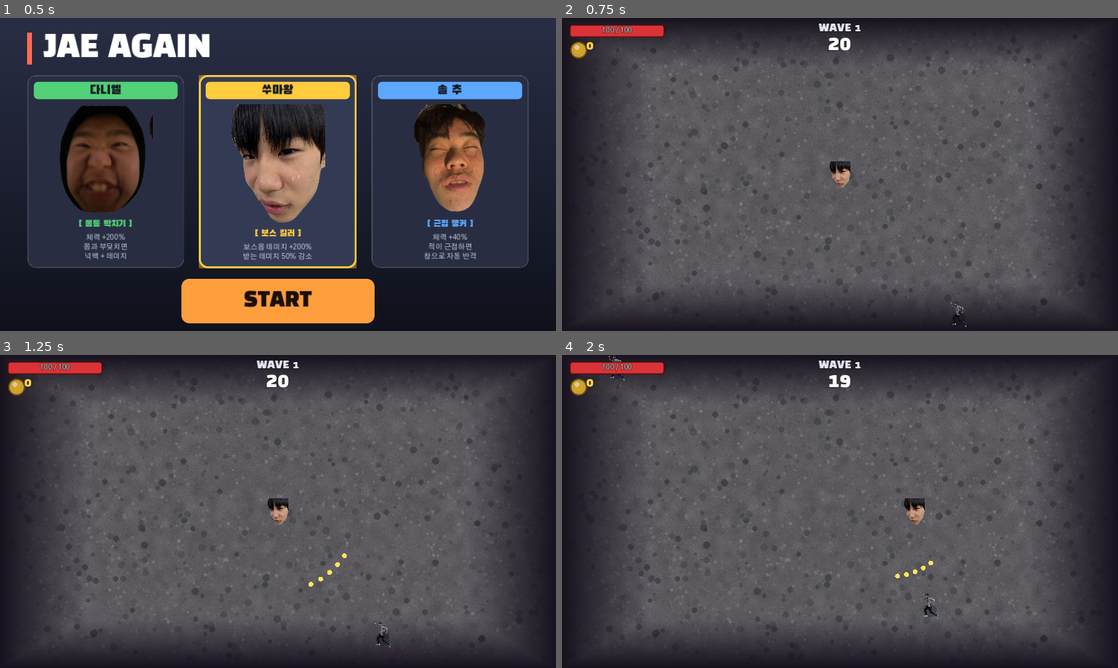
Above: before the commit, frames 1-4 (two rows, left to right).
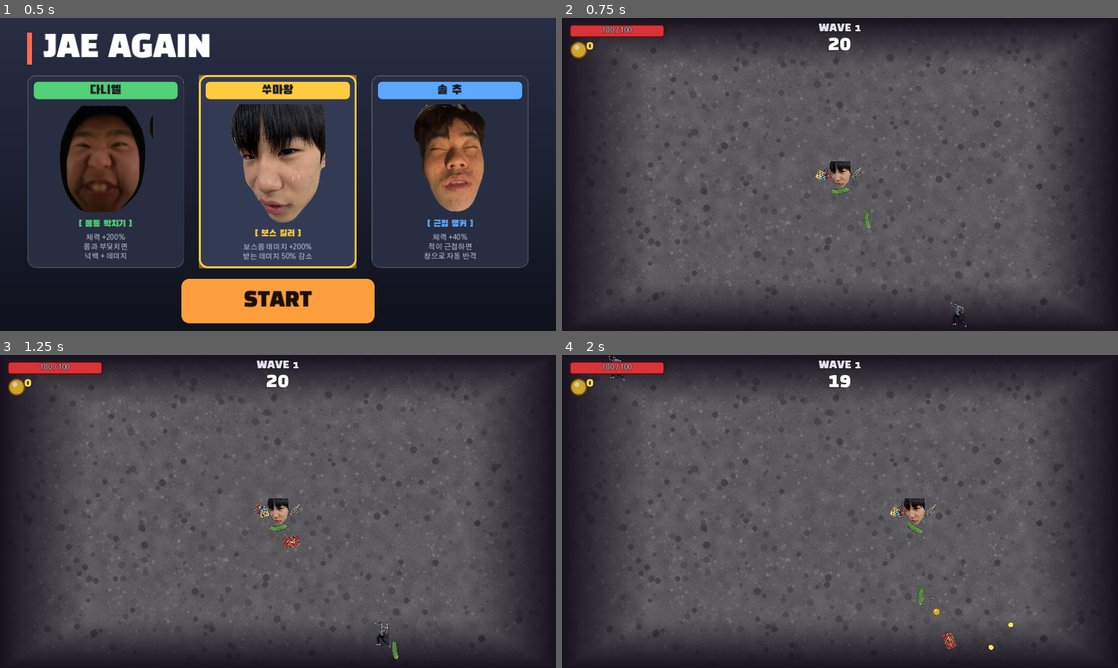
Above: after the commit, the same moments.

Repository: enrode63/-BROTATO
Game: Godot game, scene res://scenes/character_select.tscn
The game is run twice, just before and just after one commit, with the same random seed, the same clock (stepped at 60 frames per second) and the same inputs.
Inputs:
- Up to frame 1 (0.5 s): no input
- Up to frame 2 (0.75 s): click "START" at 0.5 s
- Up to frame 3 (1.25 s): no input
- Up to frame 4 (2 s): tap Enter at 1.25, 1.35 s; hold Right from 1.28 s (still down); tap Space at 1.52 s

Frame 1 is identical in both runs. In frame 2, 0.2% of the frame differs, in the area x 45-56%, y 47-68%; in frame 3, 0.4%; in frame 4, 0.4%, in the area x 59-82%, y 47-95%.

Commit message:
Add weapons (cucumber spear, tpe cards) + full between-wave shop with stats & reroll
Co-Authored-By: Claude Opus 4.8 <noreply@anthropic.com>

Diff:
--- a/scripts/camera_weapon.gd
+++ b/scripts/camera_weapon.gd
@@ -14,16 +14,17 @@
 
 func _fire(target: Node2D) -> void:
 	var base_angle := (target.global_position - global_position).angle()
+	var dmg := effective_damage(damage)
 	for i in range(pellet_count):
 		var t := 0.0
 		if pellet_count > 1:
 			t = float(i) / float(pellet_count - 1) - 0.5
 		var angle := base_angle + deg_to_rad(spread_degrees) * t
-		_spawn_pellet(Vector2.RIGHT.rotated(angle))
+		_spawn_pellet(Vector2.RIGHT.rotated(angle), dmg)
 
 
-func _spawn_pellet(dir: Vector2) -> void:
+func _spawn_pellet(dir: Vector2, dmg: int) -> void:
 	var b := Bullet.new()
-	b.setup(dir, damage)
+	b.setup(dir, dmg)
 	b.global_position = global_position
 	get_tree().current_scene.add_child(b)
--- /dev/null
+++ b/scripts/card_projectile.gd
@@ -0,0 +1,92 @@
+class_name CardProjectile
+extends Area2D
+## Thrown by 트페의 카드. Colour decides the on-hit effect:
+##   GOLD = stun, BLUE = bonus XP, RED = area explosion.
+
+enum Kind { GOLD, BLUE, RED }
+
+const EXPLOSION_RADIUS := 90.0
+
+var kind: int = Kind.RED
+var direction: Vector2 = Vector2.RIGHT
+var speed: float = 380.0
+var damage: int = 10
+var _life: float = 1.6
+
+
+func setup(card_kind: int, dir: Vector2, dmg: int) -> void:
+	kind = card_kind
+	direction = dir.normalized()
+	damage = dmg
+
+
+func _ready() -> void:
+	var shape := CollisionShape2D.new()
+	var circle := CircleShape2D.new()
+	circle.radius = 10.0
+	shape.shape = circle
+	add_child(shape)
+	body_entered.connect(_on_body_entered)
+
+	var path := "res://assets/card_red.png"
+	if kind == Kind.GOLD:
+		path = "res://assets/card_gold.png"
+	elif kind == Kind.BLUE:
+		path = "res://assets/card_blue.png"
+	var tex := load(path) as Texture2D
+	if tex != null:
+		var s := Sprite2D.new()
+		s.texture = tex
+		s.scale = Vector2.ONE * (34.0 / float(tex.get_height()))
+		s.z_index = 2
+		add_child(s)
+
+
+func _process(delta: float) -> void:
+	rotation += 6.0 * delta
+	global_position += direction * speed * delta
+	_life -= delta
+	if _life <= 0.0:
+		queue_free()
+
+
+func _on_body_entered(body: Node) -> void:
+	if not body.is_in_group("enemy"):
+		return
+	match kind:
+		Kind.GOLD:
+			if body.has_method("take_damage"):
+				body.take_damage(damage)
+			if body.has_method("apply_stun"):
+				body.apply_stun(3.0)
+		Kind.BLUE:
+			if body.has_method("take_damage"):
+				body.take_damage(damage)
+			GameState.add_xp(3)
+		Kind.RED:
+			_explode()
+	queue_free()
+
+
+func _explode() -> void:
+	for e in get_tree().get_nodes_in_group("enemy"):
+		if is_instance_valid(e) and global_position.distance_to(e.global_position) <= EXPLOSION_RADIUS:
+			if e.has_method("take_damage"):
+				e.take_damage(damage)
+	# brief blast marker
+	var blast := _Blast.new()
+	blast.global_position = global_position
+	get_tree().current_scene.add_child(blast)
+
+
+class _Blast extends Node2D:
+	var _t := 0.18
+	var _radius := 90.0
+	func _process(delta: float) -> void:
+		_t -= delta
+		queue_redraw()
+		if _t <= 0.0:
+			queue_free()
+	func _draw() -> void:
+		var a := clampf(_t / 0.18, 0.0, 1.0)
+		draw_circle(Vector2.ZERO, _radius, Color(1.0, 0.4, 0.2, 0.35 * a))
--- /dev/null
+++ b/scripts/cucumber_weapon.gd
@@ -0,0 +1,20 @@
+class_name CucumberWeapon
+extends Weapon
+## "우람한 오이" — long-range piercing spear. One shot passes through a whole
+## line of enemies.
+
+
+func _init() -> void:
+	cooldown = 1.1
+	attack_range = 460.0
+	damage = 14
+	icon_path = "res://assets/weapon_cucumber.png"
+	icon_size = 34.0
+
+
+func _fire(target: Node2D) -> void:
+	var dir := (target.global_position - global_position).normalized()
+	var s := SpearProjectile.new()
+	s.setup(dir, effective_damage(damage))
+	s.global_position = global_position
+	get_tree().current_scene.add_child(s)
--- a/scripts/cutter_weapon.gd
+++ b/scripts/cutter_weapon.gd
@@ -10,6 +10,7 @@
 	cooldown = 0.5
 	attack_range = 72.0
 	damage = 16
+	icon_path = "res://assets/weapon_cutter.png"
 
 
 func _process(delta: float) -> void:
@@ -21,15 +22,17 @@
 
 
 func _fire(_target: Node2D) -> void:
+	var dmg := effective_damage(damage)
+	var reach := effective_range()
 	for e in get_tree().get_nodes_in_group("enemy"):
 		if not is_instance_valid(e):
 			continue
-		if global_position.distance_to(e.global_position) <= attack_range and e.has_method("take_damage"):
-			e.take_damage(damage)
+		if global_position.distance_to(e.global_position) <= reach and e.has_method("take_damage"):
+			e.take_damage(dmg)
 	_swing_left = 0.14
 	queue_redraw()
 
 
 func _draw() -> void:
 	if _swing_left > 0.0:
-		draw_arc(Vector2.ZERO, attack_range, 0.0, TAU, 28, Color(0.95, 0.95, 0.95, 0.55), 3.0)
+		draw_arc(Vector2.ZERO, effective_range(), 0.0, TAU, 28, Color(0.95, 0.95, 0.95, 0.55), 3.0)
--- a/scripts/enemy.gd
+++ b/scripts/enemy.gd
@@ -35,6 +35,7 @@
 var _has_sprite: bool = false
 var _knockback: Vector2 = Vector2.ZERO
 var _age: float = 0.0
+var _stun: float = 0.0
 var _fleeing: bool = false
 var _wander_target: Vector2 = Vector2.ZERO
 var _repick_cd: float = 0.0
@@ -72,6 +73,17 @@
 
 func _physics_process(delta: float) -> void:
 	_age += delta
+
+	# 스턴(골드 카드): 잠깐 멈춘다. 넉백은 계속 받는다.
+	if _stun > 0.0:
+		_stun -= delta
+		modulate = Color(1.0, 1.0, 0.5)
+		velocity = _knockback
+		move_and_slide()
+		_knockback = _knockback.move_toward(Vector2.ZERO, KNOCKBACK_DECAY * delta)
+		if _stun <= 0.0:
+			modulate = Color.WHITE
+		return
 
 	# 황금 고블린: 도망치는 중이면 맵 밖으로 이탈 후 사라진다.
 	if _fleeing:
@@ -164,6 +176,10 @@
 	_knockback = impulse
 
 
+func apply_stun(seconds: float) -> void:
+	_stun = maxf(_stun, seconds)
+
+
 func take_damage(amount: int) -> void:
 	health -= amount
 	_spawn_damage_number(amount)
--- a/scripts/enemy_bullet.gd
+++ b/scripts/enemy_bullet.gd
@@ -16,6 +16,7 @@
 
 
 func _ready() -> void:
+	add_to_group("enemy_bullet")
 	var shape := CollisionShape2D.new()
 	var circle := CircleShape2D.new()
 	circle.radius = _radius
--- a/scripts/game_state.gd
+++ b/scripts/game_state.gd
@@ -11,6 +11,16 @@
 var wave: int = 0
 ## Chosen on the character-select screen; read by the player on game start.
 var selected_character_id: String = "ssumawang"
+## How many times the shop reroll has been used this run (drives reroll price).
+var reroll_count: int = 0
+
+
+func spend(amount: int) -> bool:
+	if gold < amount:
+		return false
+	gold -= amount
+	gold_changed.emit(gold)
+	return true
 
 
 func add_gold(amount: int) -> void:
@@ -32,6 +42,7 @@
 	gold = 0
 	xp = 0
 	wave = 0
+	reroll_count = 0
 	gold_changed.emit(gold)
 	xp_changed.emit(xp)
 	wave_changed.emit(wave)
--- a/scripts/main.gd
+++ b/scripts/main.gd
@@ -2,11 +2,10 @@
 ## Game root: builds the arena, spawns the player, runs the endless wave loop,
 ## and drives the HUD. Shop / bosses / extra weapons come in later milestones.
 
-enum State { WAVE, BREAK, GAMEOVER }
+enum State { WAVE, SHOP, GAMEOVER }
 
 const ARENA := Vector2(1152, 648)
 const WAVE_DURATION := 20.0
-const BREAK_DURATION := 3.0
 
 var state: int = State.WAVE
 var wave: int = 0
@@ -39,8 +38,6 @@
 	match state:
 		State.WAVE:
 			_process_wave(delta)
-		State.BREAK:
-			_process_break(delta)
 		State.GAMEOVER:
 			if Input.is_physical_key_pressed(KEY_R):
 				get_tree().reload_current_scene()
@@ -77,15 +74,27 @@
 			p.force_collect()
 	for e in get_tree().get_nodes_in_group("enemy"):
 		e.queue_free()
-	state = State.BREAK
-	timer = BREAK_DURATION
-	_center_label.text = "WAVE %d CLEAR\n(다음 웨이브 준비중...)" % wave
-
-
-func _process_break(delta: float) -> void:
-	timer -= delta
-	if timer <= 0.0:
-		_start_wave()
+	# also clear stray projectiles / coins already collected above
+	for b in get_tree().get_nodes_in_group("enemy_bullet"):
+		b.queue_free()
+	_open_shop()
+
+
+func _open_shop() -> void:
+	state = State.SHOP
+	_center_label.text = ""
+	if is_instance_valid(player):
+		player.set_physics_process(false)
+	var shop := Shop.new()
+	shop.setup(player, wave)
+	shop.continue_pressed.connect(_on_shop_continue)
+	add_child(shop)
+
+
+func _on_shop_continue() -> void:
+	if is_instance_valid(player):
+		player.set_physics_process(true)
+	_start_wave()
 
 
 func _spawn_enemy() -> void:
@@ -276,8 +285,6 @@
 	match state:
 		State.WAVE:
 			_timer_label.text = str(int(ceil(maxf(timer, 0.0))))
-		State.BREAK:
-			_timer_label.text = str(int(ceil(maxf(timer, 0.0))))
 		_:
 			_timer_label.text = ""
 
--- a/scripts/player.gd
+++ b/scripts/player.gd
@@ -37,6 +37,15 @@
 var _spear_flash: float = 0.0
 var _spear_angle: float = 0.0
 
+# --- Shop stats ---
+const MAX_WEAPONS := 6
+var stat_damage_pct: float = 0.0   ## 손: 데미지 +3%씩
+var stat_bonus_hp: int = 0         ## 폐: 최대 체력 +2씩
+var stat_speed_pct: float = 0.0    ## 다리: 이동속도 +3%씩
+var stat_armor: int = 0            ## 등: 방어력 +1씩
+var stat_range: float = 0.0        ## 눈: 사거리 +12px씩
+var weapons: Array = []
+
 
 func _ready() -> void:
 	_apply_character()
@@ -86,15 +95,59 @@
 
 
 func _attach_weapons() -> void:
-	# MVP loadout: the Camera (shotgun) and the Cutter knife (melee).
-	add_child(CameraWeapon.new())
-	add_child(CutterWeapon.new())
+	# Starting loadout.
+	add_weapon(CameraWeapon.new())
+	add_weapon(CutterWeapon.new())
+	add_weapon(CucumberWeapon.new())
+	add_weapon(TpeCardWeapon.new())
+
+
+func add_weapon(w: Weapon) -> bool:
+	if weapons.size() >= MAX_WEAPONS:
+		return false
+	weapons.append(w)
+	add_child(w)
+	_arrange_weapons()
+	return true
+
+
+func _arrange_weapons() -> void:
+	for i in weapons.size():
+		weapons[i].slot_index = i
+		weapons[i].slot_count = weapons.size()
+
+
+func make_weapon(id: String) -> Weapon:
+	match id:
+		"camera": return CameraWeapon.new()
+		"cutter": return CutterWeapon.new()
+		"cucumber": return CucumberWeapon.new()
+		"cards": return TpeCardWeapon.new()
+	return CameraWeapon.new()
+
+
+## Apply a shop upgrade by id. Returns false only for unknown ids.
+func apply_upgrade(id: String) -> bool:
+	match id:
+		"hand": stat_damage_pct += 3.0
+		"lung":
+			stat_bonus_hp += 2
+			max_health += 2
+			health += 2
+		"leg": stat_speed_pct += 3.0
+		"back": stat_armor += 1
+		"eye": stat_range += 12.0
+		"heal": health = min(max_health, health + int(ceil(max_health * 0.25)))
+		_: return false
+	health_changed.emit(health, max_health)
+	return true
 
 
 func _physics_process(delta: float) -> void:
 	if not _alive:
 		return
-	velocity = _input_direction() * move_speed
+	var speed := move_speed * (1.0 + stat_speed_pct / 100.0)
+	velocity = _input_direction() * speed
 	move_and_slide()
 	# Keep the player inside the arena.
 	global_position.x = clampf(global_position.x, bounds.position.x + body_radius, bounds.end.x - body_radius)
@@ -181,7 +234,8 @@
 func take_damage(amount: int) -> void:
 	if not _alive:
 		return
-	var dmg := max(0, int(round(amount * _damage_taken_mult)))
+	var reduced := max(0, amount - stat_armor)          # 등: 방어력
+	var dmg := max(0, int(round(reduced * _damage_taken_mult)))  # 쑤마왕: 받는 데미지 감소
 	health = max(0, health - dmg)
 	health_changed.emit(health, max_health)
 	queue_redraw()
--- /dev/null
+++ b/scripts/shop.gd
@@ -0,0 +1,286 @@
+class_name Shop
+extends CanvasLayer
+## Between-wave shop overlay: buy stat upgrades / health / weapons, reroll the
+## offers, then press 이동 to start the next wave.
+
+signal continue_pressed
+
+const REROLL_PRICES := [10, 30, 50, 100, 200, 300]
+const STAT_ITEMS := [
+	{"id": "hand", "name": "손", "desc": "데미지 +3%"},
+	{"id": "lung", "name": "폐", "desc": "최대 체력 +2"},
+	{"id": "leg", "name": "다리", "desc": "이동속도 +3%"},
+	{"id": "back", "name": "등", "desc": "방어력 +1"},
+	{"id": "eye", "name": "눈", "desc": "사거리 +1"},
+]
+const WEAPON_ITEMS := [
+	{"id": "cucumber", "name": "우람한 오이", "desc": "관통 원거리 창", "icon": "res://assets/weapon_cucumber.png"},
+	{"id": "cards", "name": "트페의 카드", "desc": "랜덤 카드 효과", "icon": "res://assets/weapon_cards.png"},
+	{"id": "cutter", "name": "시운이의 커터칼", "desc": "근접 광역", "icon": "res://assets/weapon_cutter.png"},
+]
+
+var _player: Player
+var _wave: int = 1
+var _offers: Array = []
+var _font_display: Font
+
+var _gold_label: Label
+var _reroll_btn: Button
+var _cards_row: HBoxContainer
+var _stats_label: Label
+
+
+func setup(player: Player, wave: int) -> void:
+	_player = player
+	_wave = wave
+
+
+func _ready() -> void:
+	layer = 10
+	_font_display = load("res://fonts/BlackHanSans-Regular.ttf")
+	_generate_offers()
+	_build_ui()
+	_rebuild_cards()
+	_refresh()
+
+
+# --- offers ------------------------------------------------------------------
+
+func _generate_offers() -> void:
+	_offers.clear()
+	for i in 4:
+		_offers.append(_random_offer())
+
+
+func _random_offer() -> Dictionary:
+	var r := randf()
+	if r < 0.16 and _player.weapons.size() < Player.MAX_WEAPONS:
+		var w: Dictionary = WEAPON_ITEMS.pick_random()
+		return {"kind": "weapon", "id": w["id"], "name": w["name"], "desc": w["desc"],
+			"icon": w["icon"], "price": 42 + _wave * 4 + randi() % 16, "sold": false}
+	elif r < 0.30:
+		return {"kind": "heal", "id": "heal", "name": "체력 회복", "desc": "HP 25% 회복",
+			"icon": "", "price": 22 + _wave * 2, "sold": false}
+	var s: Dictionary = STAT_ITEMS.pick_random()
+	return {"kind": "stat", "id": s["id"], "name": s["name"], "desc": s["desc"],
+		"icon": "", "price": 14 + _wave * 3 + randi() % 10, "sold": false}
+
+
+# --- UI ----------------------------------------------------------------------
+
+func _build_ui() -> void:
+	var root := Control.new()
+	root.set_anchors_preset(Control.PRESET_FULL_RECT)
+	add_child(root)
+
+	var bg := ColorRect.new()
+	bg.color = Color(0.08, 0.09, 0.12, 0.98)
+	bg.set_anchors_preset(Control.PRESET_FULL_RECT)
+	root.add_child(bg)
+
+	var title := Label.new()
+	title.text = "상점 (웨이브 %d)" % _wave
+	title.add_theme_font_override("font", _font_display)
+	title.add_theme_font_size_override("font_size", 30)
+	title.position = Vector2(40, 24)
+	root.add_child(title)
+
+	var coin := TextureRect.new()
+	coin.texture = load("res://assets/coin.png")
+	coin.stretch_mode = TextureRect.STRETCH_KEEP_ASPECT_CENTERED
+	coin.position = Vector2(360, 26)
+	coin.size = Vector2(30, 30)
+	root.add_child(coin)
+
+	_gold_label = Label.new()
+	_gold_label.add_theme_font_override("font", _font_display)
+	_gold_label.add_theme_font_size_override("font_size", 26)
+	_gold_label.add_theme_color_override("font_color", Color(1.0, 0.85, 0.35))
+	_gold_label.position = Vector2(396, 26)
+	root.add_child(_gold_label)
+
+	_reroll_btn = Button.new()
+	_reroll_btn.add_theme_font_override("font", _font_display)
+	_reroll_btn.add_theme_font_size_override("font_size", 20)
+	_reroll_btn.position = Vector2(636, 22)
+	_reroll_btn.custom_minimum_size = Vector2(220, 40)
+	_reroll_btn.size = Vector2(220, 40)
+	_reroll_btn.pressed.connect(_on_reroll)
+	root.add_child(_reroll_btn)
+
+	_cards_row = HBoxContainer.new()
+	_cards_row.add_theme_constant_override("separation", 16)
+	_cards_row.position = Vector2(40, 96)
+	root.add_child(_cards_row)
+
+	# stats panel (right)
+	var panel := Panel.new()
+	panel.position = Vector2(884, 96)
+	panel.size = Vector2(228, 470)
+	var psb := StyleBoxFlat.new()
+	psb.bg_color = Color(0.13, 0.15, 0.20, 1.0)
+	psb.set_corner_radius_all(10)
+	panel.add_theme_stylebox_override("panel", psb)
+	root.add_child(panel)
+
+	var stitle := Label.new()
+	stitle.text = "능력치"
+	stitle.add_theme_font_override("font", _font_display)
+	stitle.add_theme_font_size_override("font_size", 22)
+	stitle.position = Vector2(16, 10)
+	panel.add_child(stitle)
+
+	_stats_label = Label.new()
+	_stats_label.add_theme_font_size_override("font_size", 17)
+	_stats_label.position = Vector2(16, 48)
+	_stats_label.size = Vector2(200, 400)
+	panel.add_child(_stats_label)
+
+	var cont := Button.new()
+	cont.text = "이동 ▶"
+	cont.add_theme_font_override("font", _font_display)
+	cont.add_theme_font_size_override("font_size", 26)
+	cont.position = Vector2(884, 576)
+	cont.custom_minimum_size = Vector2(228, 52)
+	cont.size = Vector2(228, 52)
+	cont.pressed.connect(_on_continue)
+	root.add_child(cont)
+
+
+func _rebuild_cards() -> void:
+	for c in _cards_row.get_children():
+		c.queue_free()
+	for i in _offers.size():
+		_cards_row.add_child(_make_card(i))
+
+
+func _make_card(index: int) -> Panel:
+	var o: Dictionary = _offers[index]
+	var accent := _kind_color(o["kind"])
+
+	var card := Panel.new()
+	card.custom_minimum_size = Vector2(196, 356)
+	var sb := StyleBoxFlat.new()
+	sb.bg_color = Color(0.15, 0.17, 0.23, 1.0)
+	sb.set_corner_radius_all(12)
+	sb.set_border_width_all(2)
+	sb.border_color = accent
+	card.add_theme_stylebox_override("panel", sb)
+
+	var box := VBoxContainer.new()
+	box.set_anchors_preset(Control.PRESET_FULL_RECT)
+	box.offset_left = 12
+	box.offset_top = 12
+	box.offset_right = -12
+	box.offset_bottom = -12
+	box.add_theme_constant_override("separation", 8)
+	card.add_child(box)
+
+	var name_lbl := Label.new()
+	name_lbl.text = o["name"]
+	name_lbl.add_theme_font_override("font", _font_display)
+	name_lbl.add_theme_font_size_override("font_size", 21)
+	name_lbl.add_theme_color_override("font_color", accent)
+	name_lbl.horizontal_alignment = HORIZONTAL_ALIGNMENT_CENTER
+	box.add_child(name_lbl)
+
+	var art := TextureRect.new()
+	art.stretch_mode = TextureRect.STRETCH_KEEP_ASPECT_CENTERED
+	art.custom_minimum_size = Vector2(0, 120)
+	art.size_flags_vertical = Control.SIZE_EXPAND_FILL
+	if o["kind"] == "weapon" and o["icon"] != "":
+		art.texture = load(o["icon"])
+	else:
+		art.texture = load("res://assets/coin.png") if o["kind"] == "heal" else null
+	box.add_child(art)
+
+	var desc := Label.new()
+	desc.text = o["desc"]
+	desc.add_theme_font_size_override("font_size", 15)
+	desc.add_theme_color_override("font_color", Color(0.82, 0.85, 0.92))
+	desc.horizontal_alignment = HORIZONTAL_ALIGNMENT_CENTER
+	desc.autowrap_mode = TextServer.AUTOWRAP_WORD_SMART
+	box.add_child(desc)
+
+	var buy := Button.new()
+	buy.add_theme_font_override("font", _font_display)
+	buy.add_theme_font_size_override("font_size", 19)
+	buy.custom_minimum_size = Vector2(0, 40)
+	buy.pressed.connect(_on_buy.bind(index))
+	box.add_child(buy)
+	o["_btn"] = buy
+
+	return card
+
+
+func _kind_color(kind: String) -> Color:
+	match kind:
+		"weapon": return Color(0.95, 0.55, 0.30)
+		"heal": return Color(0.35, 0.85, 0.45)
+		_: return Color(0.55, 0.65, 1.0)
+
+
+# --- actions -----------------------------------------------------------------
+
+func _on_buy(index: int) -> void:
+	var o: Dictionary = _offers[index]
+	if o.get("sold", false):
+		return
+	if o["kind"] == "weapon" and _player.weapons.size() >= Player.MAX_WEAPONS:
+		return
+	if not GameState.spend(int(o["price"])):
+		return
+	if o["kind"] == "weapon":
+		_player.add_weapon(_player.make_weapon(o["id"]))
+	else:
+		_player.apply_upgrade(o["id"])
+	o["sold"] = true
+	_refresh()
+
+
+func _on_reroll() -> void:
+	if not GameState.spend(_reroll_price()):
+		return
+	GameState.reroll_count += 1
+	_generate_offers()
+	_rebuild_cards()
+	_refresh()
+
+
+func _on_continue() -> void:
+	continue_pressed.emit()
+	queue_free()
+
+
+func _reroll_price() -> int:
+	return REROLL_PRICES[min(GameState.reroll_count, REROLL_PRICES.size() - 1)]
+
+
+func _refresh() -> void:
+	_gold_label.text = str(GameState.gold)
+	_reroll_btn.text = "초기화 - %d" % _reroll_price()
+	_reroll_btn.disabled = GameState.gold < _reroll_price()
+	for o in _offers:
+		var btn: Button = o.get("_btn")
+		if btn == null:
+			continue
+		if o.get("sold", false):
+			btn.text = "완료"
+			btn.disabled = true
+		else:
+			btn.text = "구매 %d" % int(o["price"])
+			btn.disabled = GameState.gold < int(o["price"])
+	_update_stats()
+
+
+func _update_stats() -> void:
+	_stats_label.text = "\n".join([
+		"최대 HP      %d" % _player.max_health,
+		"데미지       +%d%%" % int(_player.stat_damage_pct),
+		"이동속도     +%d%%" % int(_player.stat_speed_pct),
+		"방어력       %d" % _player.stat_armor,
+		"사거리       +%d" % int(_player.stat_range / 12.0),
+		"",
+		"무기         %d / %d" % [_player.weapons.size(), Player.MAX_WEAPONS],
+		"경험치       %d" % GameState.xp,
+	])
--- /dev/null
+++ b/scripts/spear_projectile.gd
@@ -0,0 +1,46 @@
+class_name SpearProjectile
+extends Area2D
+## Piercing projectile for the 우람한 오이 (cucumber spear). Passes through
+## enemies, damaging each one once.
+
+var direction: Vector2 = Vector2.RIGHT
+var speed: float = 540.0
+var damage: int = 12
+var _life: float = 1.1
+var _hit: Dictionary = {}
+
+
+func setup(dir: Vector2, dmg: int) -> void:
+	direction = dir.normalized()
+	damage = dmg
+
+
+func _ready() -> void:
+	var shape := CollisionShape2D.new()
+	var circle := CircleShape2D.new()
+	circle.radius = 9.0
+	shape.shape = circle
+	add_child(shape)
+	body_entered.connect(_on_body_entered)
+
+	var tex := load("res://assets/weapon_cucumber.png") as Texture2D
+	if tex != null:
+		var s := Sprite2D.new()
+		s.texture = tex
+		s.scale = Vector2.ONE * (34.0 / float(tex.get_height()))
+		s.rotation = direction.angle() + PI / 2.0
+		s.z_index = 2
+		add_child(s)
+
+
+func _process(delta: float) -> void:
+	global_position += direction * speed * delta
+	_life -= delta
+	if _life <= 0.0:
+		queue_free()
+
+
+func _on_body_entered(body: Node) -> void:
+	if body.is_in_group("enemy") and body.has_method("take_damage") and not _hit.has(body):
+		_hit[body] = true
+		body.take_damage(damage)
--- /dev/null
+++ b/scripts/tpe_card_weapon.gd
@@ -0,0 +1,28 @@
+class_name TpeCardWeapon
+extends Weapon
+## "트페의 카드" — throws a random tarot card each shot.
+##   GOLD = stun, BLUE = bonus XP, RED = area explosion.
+
+var _rng := RandomNumberGenerator.new()
+
+
+func _init() -> void:
+	cooldown = 1.3
+	attack_range = 380.0
+	damage = 11
+	icon_path = "res://assets/weapon_cards.png"
+	icon_size = 36.0
+
+
+func _ready() -> void:
+	super._ready()
+	_rng.randomize()
+
+
+func _fire(target: Node2D) -> void:
+	var dir := (target.global_position - global_position).normalized()
+	var kind := _rng.randi_range(0, 2)  # GOLD / BLUE / RED
+	var c := CardProjectile.new()
+	c.setup(kind, dir, effective_damage(damage))
+	c.global_position = global_position
+	get_tree().current_scene.add_child(c)
--- a/scripts/weapon.gd
+++ b/scripts/weapon.gd
@@ -1,16 +1,36 @@
 class_name Weapon
 extends Node2D
 ## Base class for auto-firing weapons. Subclasses override [method _fire].
-## The weapon ticks its own cooldown and picks the nearest enemy in range.
+## The weapon shows its icon orbiting the player and aims at the nearest enemy.
+## Damage and range are boosted by the owning player's stats.
 
 @export var cooldown: float = 1.0
 @export var attack_range: float = 400.0
 @export var damage: int = 10
+@export var icon_path: String = ""
+@export var icon_size: float = 30.0
+
+var slot_index: int = 0
+var slot_count: int = 1
 
 var _cooldown_left: float = 0.0
+var _icon: Sprite2D
+
+
+func _ready() -> void:
+	if icon_path != "":
+		var tex := load(icon_path) as Texture2D
+		if tex != null:
+			_icon = Sprite2D.new()
+			_icon.texture = tex
+			var longest := float(max(tex.get_width(), tex.get_height()))
+			_icon.scale = Vector2.ONE * (icon_size / longest)
+			_icon.z_index = 1
+			add_child(_icon)
 
 
 func _process(delta: float) -> void:
+	_update_orbit()
 	_cooldown_left -= delta
 	if _cooldown_left > 0.0:
 		return
@@ -20,9 +40,42 @@
 		_cooldown_left = cooldown
 
 
+func _update_orbit() -> void:
+	var angle := -PI / 2.0 + float(slot_index) * TAU / float(max(slot_count, 1))
+	position = Vector2.RIGHT.rotated(angle) * 34.0
+	if _icon != null:
+		var t := _find_nearest_enemy()
+		if t != null:
+			_icon.rotation = (t.global_position - global_position).angle()
+		else:
+			_icon.rotation = angle
+
+
+# --- stat helpers ------------------------------------------------------------
+
+func _player() -> Node:
+	return get_parent()
+
+
+func effective_damage(base: int) -> int:
+	var p := _player()
+	var mult := 1.0
+	if p is Player:
+		mult += (p as Player).stat_damage_pct / 100.0
+	return int(round(float(base) * mult))
+
+
+func effective_range() -> float:
+	var p := _player()
+	var r := attack_range
+	if p is Player:
+		r += (p as Player).stat_range
+	return r
+
+
 func _find_nearest_enemy() -> Node2D:
 	var nearest: Node2D = null
-	var nearest_dist := attack_range
+	var nearest_dist := effective_range()
 	for e in get_tree().get_nodes_in_group("enemy"):
 		if not is_instance_valid(e):
 			continue
Binary file added: assets/card_blue.png
Binary file added: assets/card_gold.png
Binary file added: assets/card_red.png
Binary file added: assets/weapon_cards.png
Binary file added: assets/weapon_cucumber.png
Binary file added: assets/weapon_cutter.png
